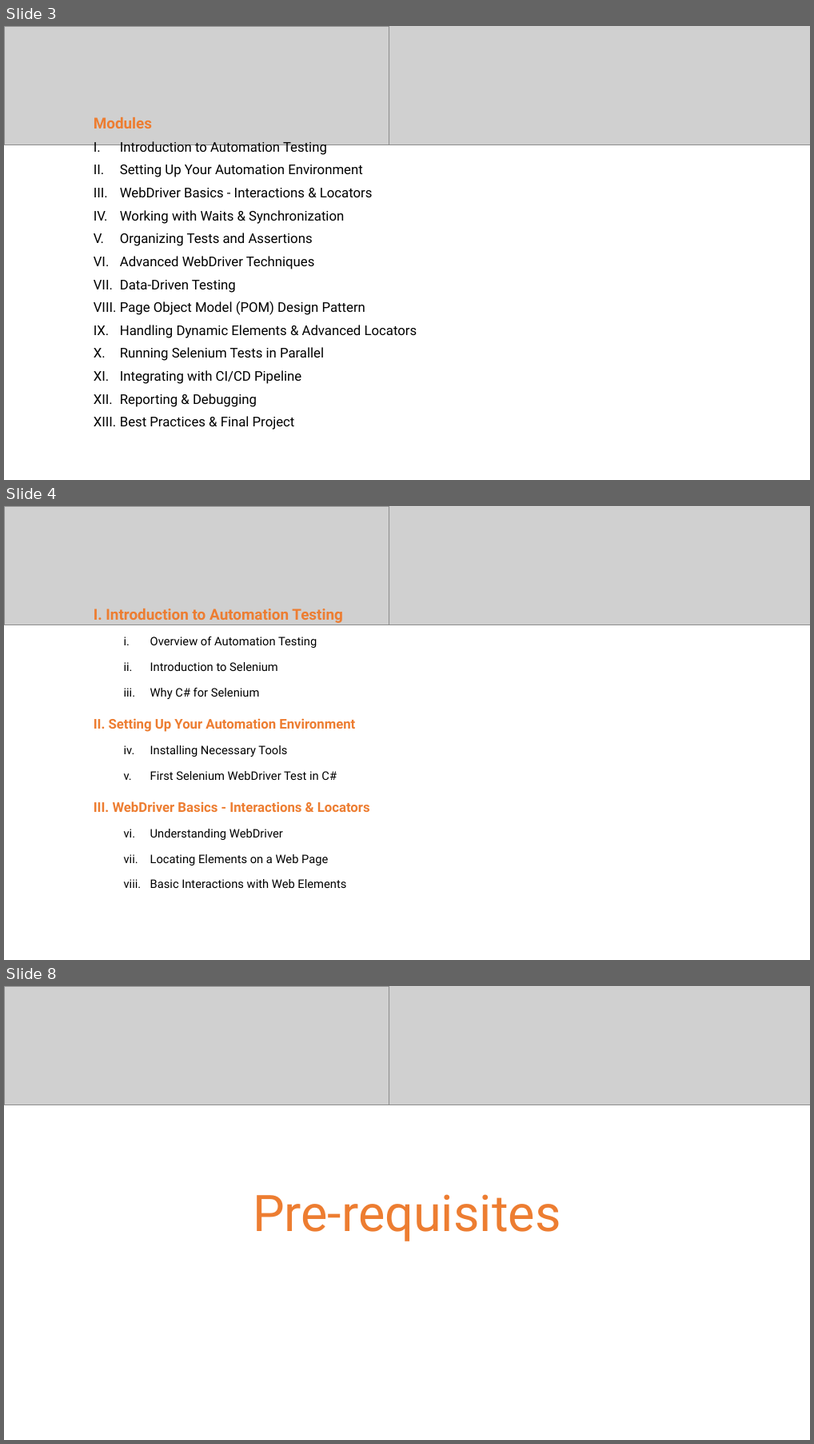
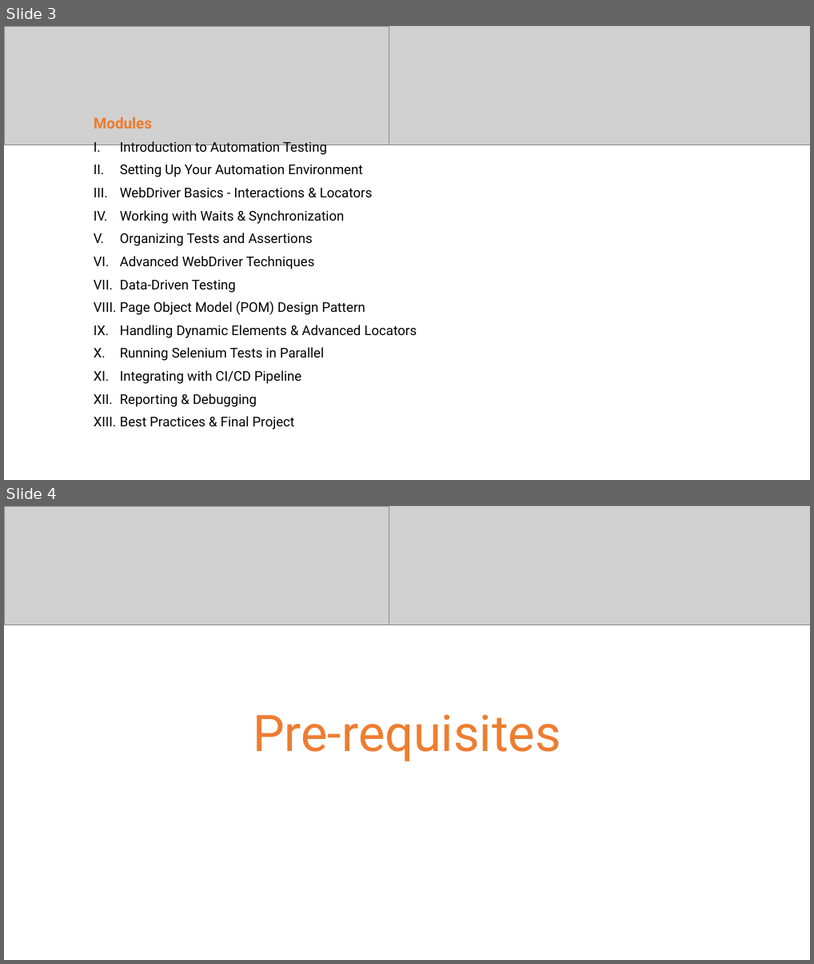
Before and after one commit to jhay0513/ATMBAutoBootCamp, a slide deck: Deck/C# Selenium Test Automation Bootcamp Kick-Off.pptx. Shown one above the other, each under a label of ours: slides 3, 4 and 8 before the commit, slides 3 and 4 after it; the slides between them are not shown. The pictures are 814x1444 and 814x964 pixels, drawn with LibreOffice and Linux fonts; fonts in the diff are those of the drawing; grey boxes stand for pictures. Boxes give left, top, right and bottom in pixels: in the first picture for what was removed or moved away, otherwise in the second. Text is boxed around its words. In the diff, an @@ line names an element or a change of style, - is before the commit and + after.

```diff
--- a/Deck/C# Selenium Test Automation Bootcamp Kick-Off.pptx
+++ b/Deck/C# Selenium Test Automation Bootcamp Kick-Off.pptx
@@ slide 4 removed at bbox=[4, 506, 810, 960], background #FFFFFF @@
@@ picture removed at bbox=[4, 506, 428, 624] @@
@@ picture removed at bbox=[390, 506, 810, 624] @@
@@ text removed at bbox=[94, 608, 370, 888] @@
-I. Introduction to Automation Testing
-  i. Overview of Automation Testing
-  ii. Introduction to Selenium
-  iii. Why C# for Selenium
-II. Setting Up Your Automation Environment
-  i. Installing Necessary Tools
-  ii. First Selenium WebDriver Test in C#
-III. WebDriver Basics - Interactions & Locators
-  i. Understanding WebDriver
-  ii. Locating Elements on a Web Page
-  iii. Basic Interactions with Web Elements
@@ what was slide 8 is now slide 4 @@
```
Also in this commit, not shown: 3 other slides removed, 4 other files.
